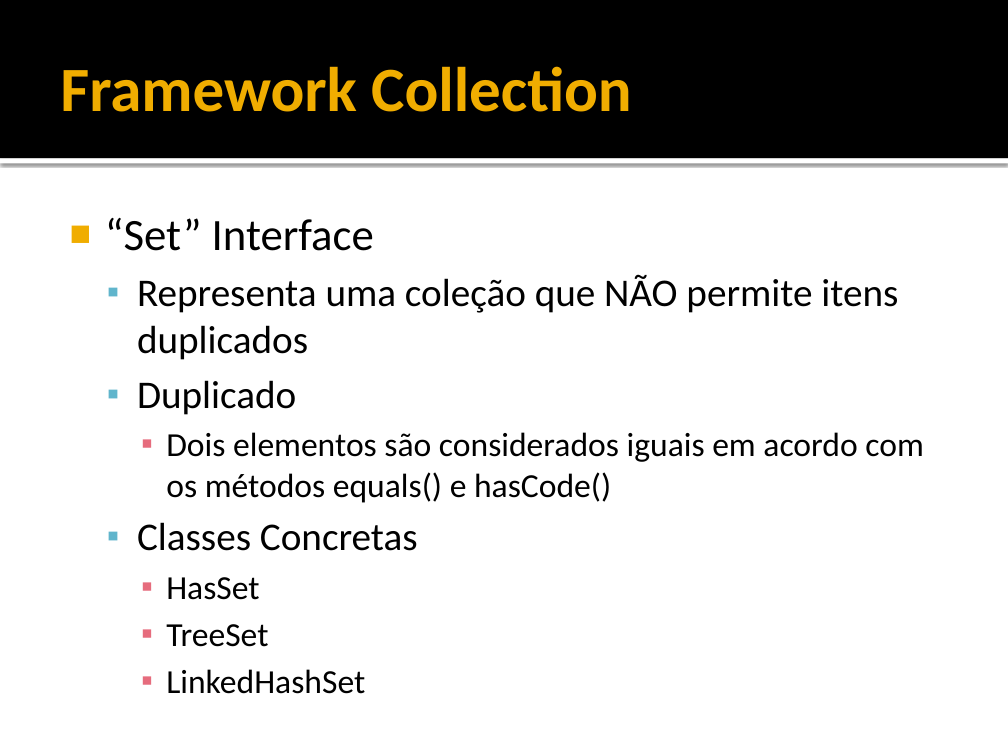
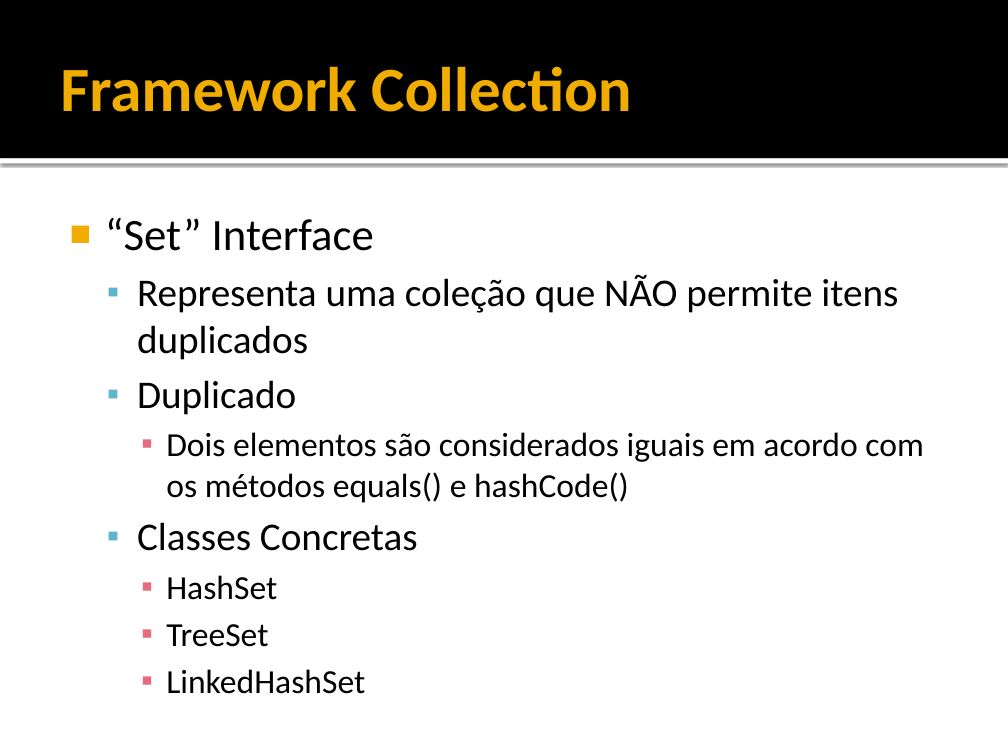
Before and after one commit to filosofisto/cpb-treinamento, a slide deck: slide 16 of Fundamentos/Fundamentos - Collections.pptx (slide 15 before the commit). Drawn at 1008x756 pixels with LibreOffice and Linux fonts; fonts in the diff are those of the drawing. Boxes give left, top, right and bottom in pixels: in the first picture for what was removed or moved away, otherwise in the second. Text is boxed around its words. In the diff, an @@ line names an element or a change of style, - is before the commit and + after.

Commit message:
PPT Collection (incompleto)
Incompleto

```diff
--- a/Fundamentos/Fundamentos - Collections.pptx
+++ b/Fundamentos/Fundamentos - Collections.pptx
@@ text at (166, 432, 923, 503): text changed @@
-    ▪ Dois elementos são considerados iguais em acordo com os métodos equals() e hasCode()
+    ▪ Dois elementos são considerados iguais em acordo com os métodos equals() e hashCode()
@@ text at (166, 575, 277, 600): text changed @@
-    ▪ HasSet
+    ▪ HashSet
```
Also in this commit, not shown: 1 other slide changed, 8 slides added.
